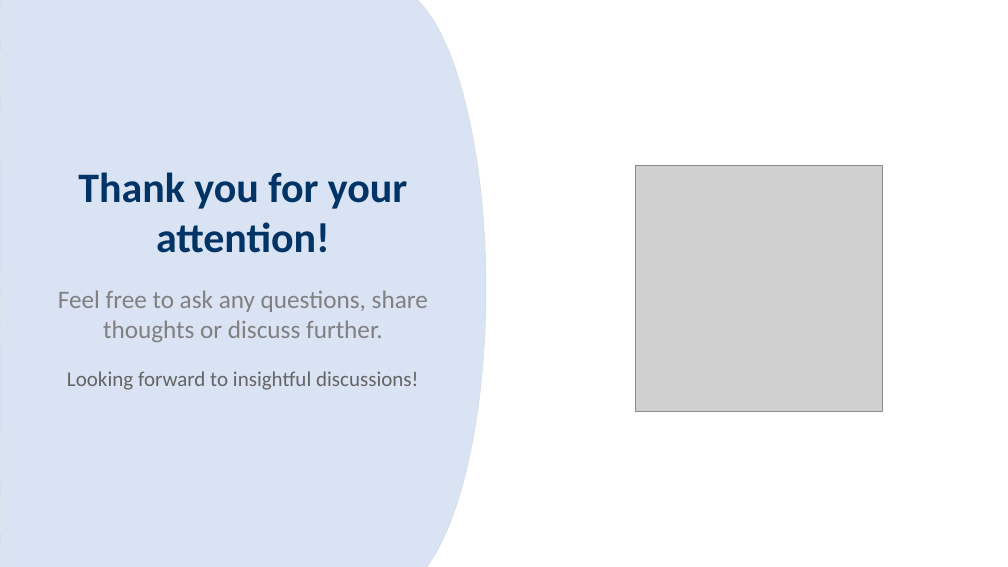
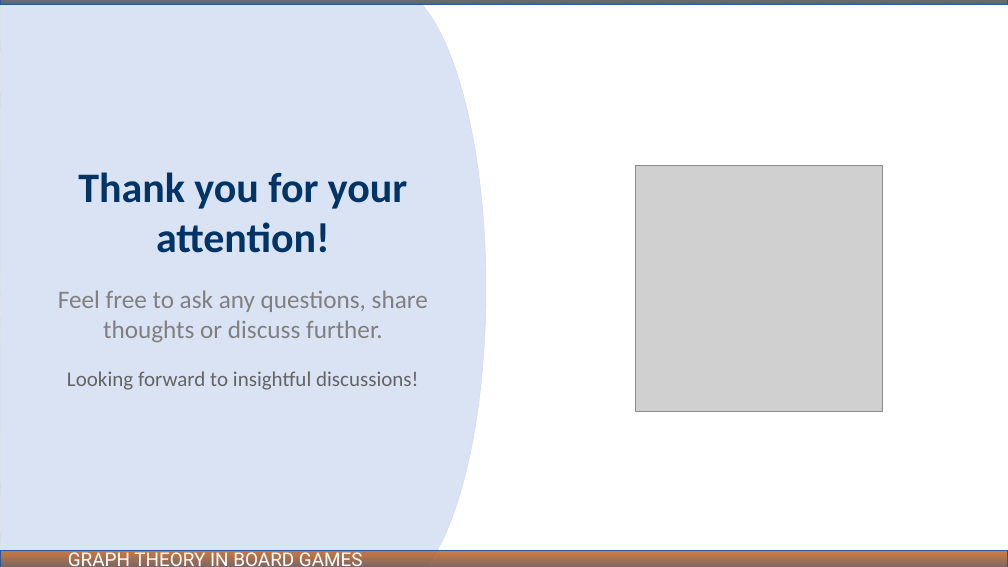
Before and after one commit to ibmbt/group5_graphtheory, a slide deck: slide 31 of group5_graphtheory.pptx. Drawn at 1008x567 pixels with LibreOffice and Linux fonts; fonts in the diff are those of the drawing; grey boxes stand for pictures. Boxes give left, top, right and bottom in pixels: in the first picture for what was removed or moved away, otherwise in the second. Text is boxed around its words. In the diff, an @@ line names an element or a change of style, - is before the commit and + after.

Commit message:
Updated slides

```diff
--- a/group5_graphtheory.pptx
+++ b/group5_graphtheory.pptx
@@ rectangle added at (0,0,1008,5), fill gradient #C55A11 to #51647E, outline #325491 1 pt @@
@@ rectangle added at (0,551,1008,567), fill gradient #C55A11 to #51647E, outline #325491 1 pt @@
@@ text added at (68,549,363,567), 18 pt, text #FFFFFF @@
+GRAPH THEORY IN BOARD GAMES
```
Also in this commit, not shown: 30 other slides changed.
